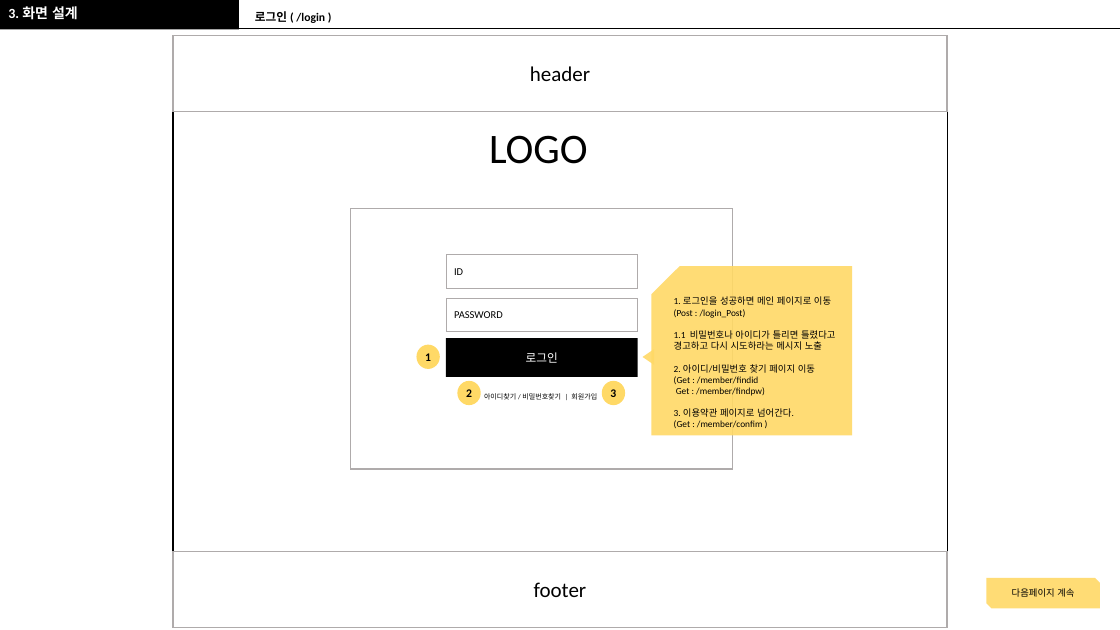
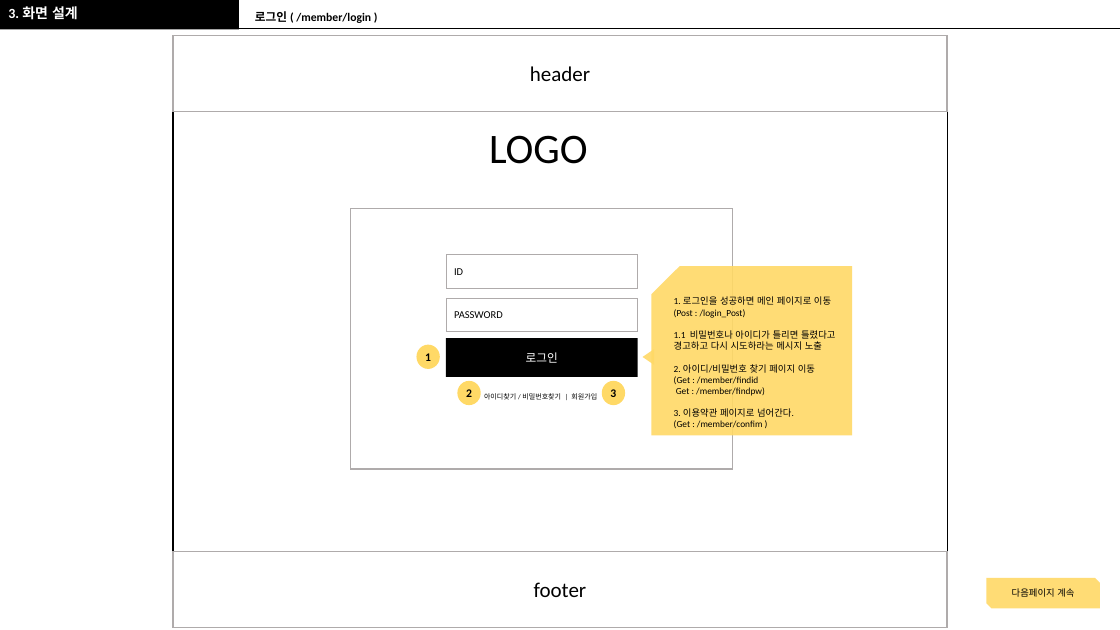
Before and after one commit to RealWarm/Common_Document, a slide deck: slide 7 of 온종일_돌봄/정훈_온종일_스토리보드_원본.pptx (slide 6 before the commit). Drawn at 1120x630 pixels with LibreOffice and Linux fonts; fonts in the diff are those of the drawing. Boxes give left, top, right and bottom in pixels: in the first picture for what was removed or moved away, otherwise in the second. Text is boxed around its words. In the diff, an @@ line names an element or a change of style, - is before the commit and + after.

```diff
--- a/온종일_돌봄/정훈_온종일_스토리보드_원본.pptx
+++ b/온종일_돌봄/정훈_온종일_스토리보드_원본.pptx
@@ text at box(255, 11, 371, 23): text changed @@
-로그인 ( /login )
+로그인 ( /member/login )
```
Also in this commit, not shown: 10 other slides changed, 4 slides added, 7 other files.
